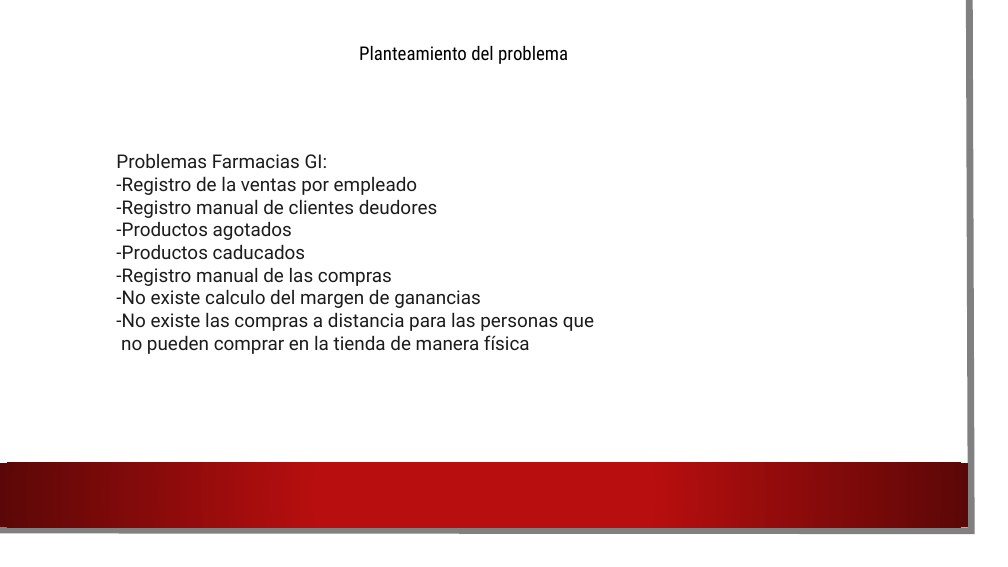
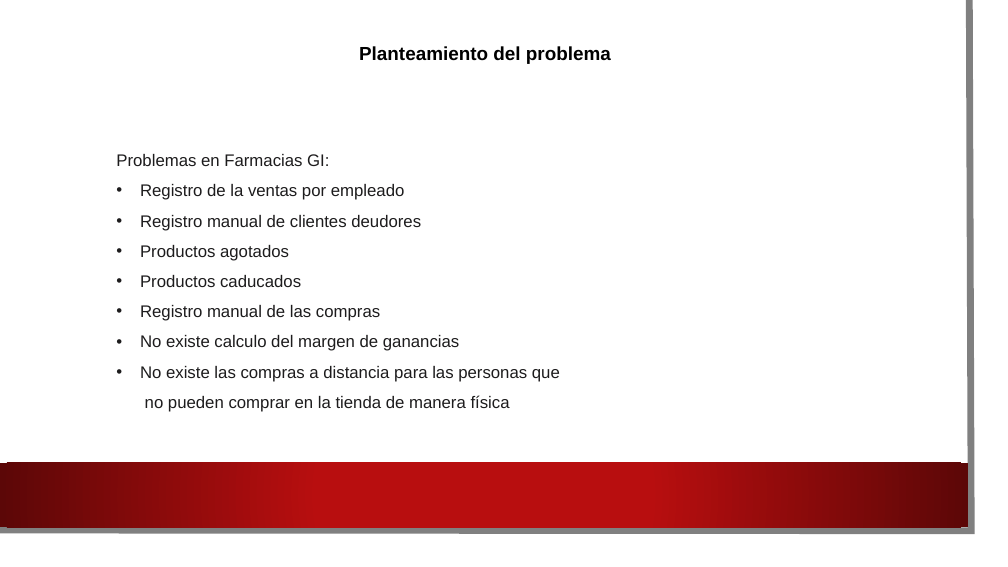
Before and after one commit to HeberZabdiel/FarmaciaGiDocumentos, a slide deck: slide 4 of Presentacion asesor uno.pptx. Drawn at 1008x567 pixels with LibreOffice and Linux fonts; fonts in the diff are those of the drawing; background and template pictures are left out. Boxes give left, top, right and bottom in pixels: in the first picture for what was removed or moved away, otherwise in the second. Text is boxed around its words. In the diff, an @@ line names an element or a change of style, - is before the commit and + after.

```diff
--- a/Presentacion asesor uno.pptx
+++ b/Presentacion asesor uno.pptx
@@ text "Planteamiento del problema" at bbox=[359, 46, 611, 64]: font Roboto Condensed to Arial, bold on @@
@@ text at bbox=[116, 154, 560, 412]: text changed; size 18 to 16 pt; font Roboto to Arial @@
-Problemas Farmacias GI:
--Registro de la ventas por empleado
--Registro manual de clientes deudores
--Productos agotados
--Productos caducados
--Registro manual de las compras
--No existe calculo del margen de ganancias
--No existe las compras a distancia para las personas que
-no pueden comprar en la tienda de manera física
+Problemas en Farmacias GI:
+• Registro de la ventas por empleado
+• Registro manual de clientes deudores
+• Productos agotados
+• Productos caducados
+• Registro manual de las compras
+• No existe calculo del margen de ganancias
+• No existe las compras a distancia para las personas que
+  no pueden comprar en la tienda de manera física
```
Also in this commit, not shown: 5 other slides changed, 1 slide added.
